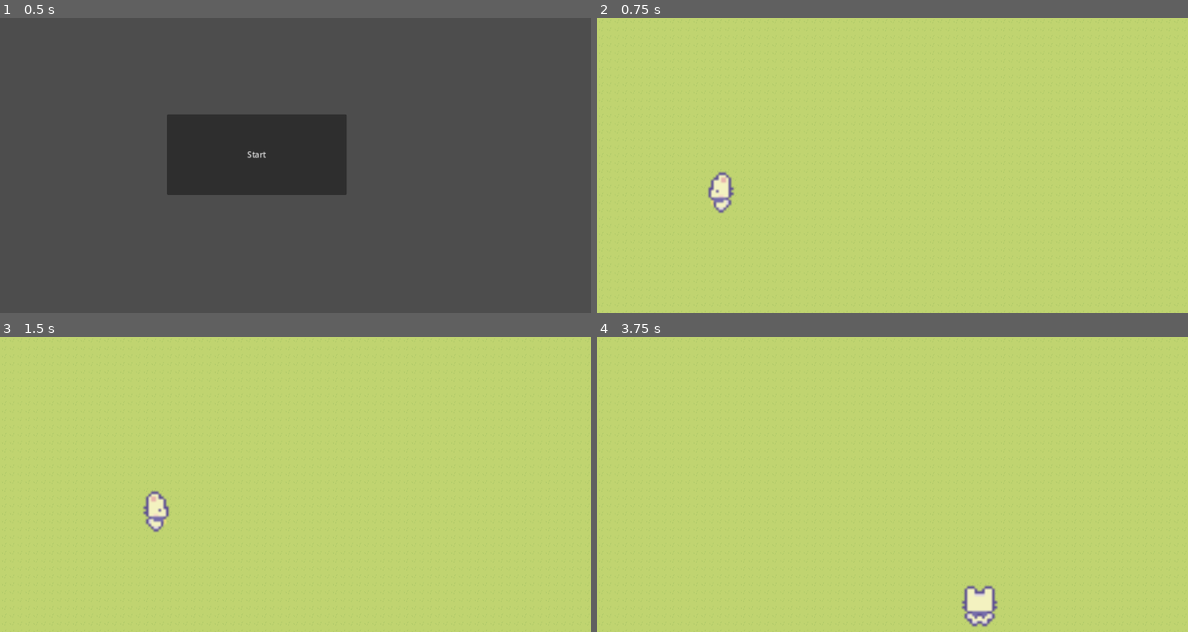
Above: before the commit, frames 1-4 (two rows, left to right).
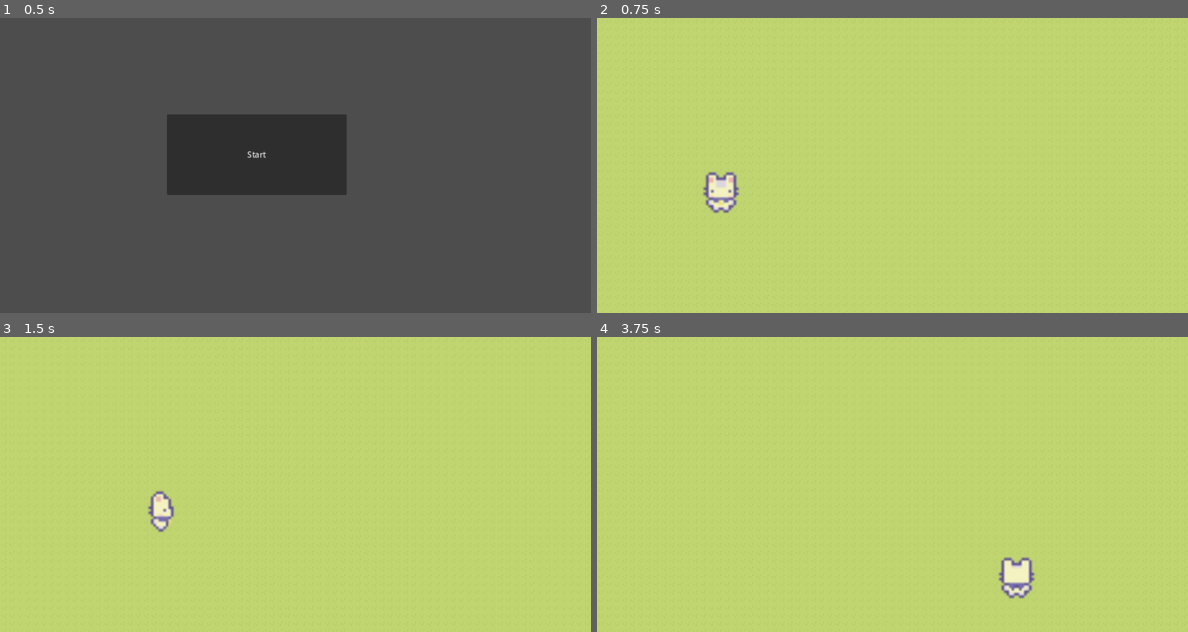
Above: after the commit, the same moments.

Repository: Krishtalbot/Lallu
Game: Godot game, scene res://main.tscn
Same seed, same stepped clock (60 frames per second), same inputs: the game is played once before the commit and once after it.
Inputs:
- Up to frame 1 (0.5 s): no input
- Up to frame 2 (0.75 s): click "Start" at 0.5 s
- Up to frame 3 (1.5 s): tap Enter at 1.25 s; hold Right (right) from 1.28 s (still down)
- Up to frame 4 (3.75 s): release Right (right) at 2.03 s; hold Down (down) 2.03-2.78 s; hold Right (right) 2.78-3.53 s; hold Up (up) from 3.53 s (still down)

Frame 1 is identical in both runs. In frame 2, 0.6% of the frame differs, in the area x 17-25%, y 52-67%; in frame 3, 0.5%; in frame 4, 1.4%, in the area x 61-75%, y 74-99%.

Commit message:
added boundary

Diff:
--- a/Lallu/game/Player/lallu.gd
+++ b/Lallu/game/Player/lallu.gd
@@ -1,7 +1,16 @@
 extends CharacterBody2D
 
 @onready var anim = $AnimatedSprite2D
-var speed = 350
+var speed = 200
+var screen_size
+
+func _ready():
+	screen_size = get_viewport_rect().size
+
+func _process(delta):
+	position += velocity * delta
+	position.x = clamp(position.x, 26, screen_size.x - 26)
+	position.y = clamp(position.y, 30, screen_size.y - 30)
 
 func _physics_process(delta):
 	var input_dir = Vector2.ZERO
--- a/Lallu/game/Player/lallu.tscn
+++ b/Lallu/game/Player/lallu.tscn
@@ -154,7 +154,7 @@
 
 [node name="AnimatedSprite2D" type="AnimatedSprite2D" parent="."]
 sprite_frames = SubResource("SpriteFrames_3lcio")
-animation = &"left"
+animation = &"down"
 
 [node name="collision_detector" type="Area2D" parent="."]
 
